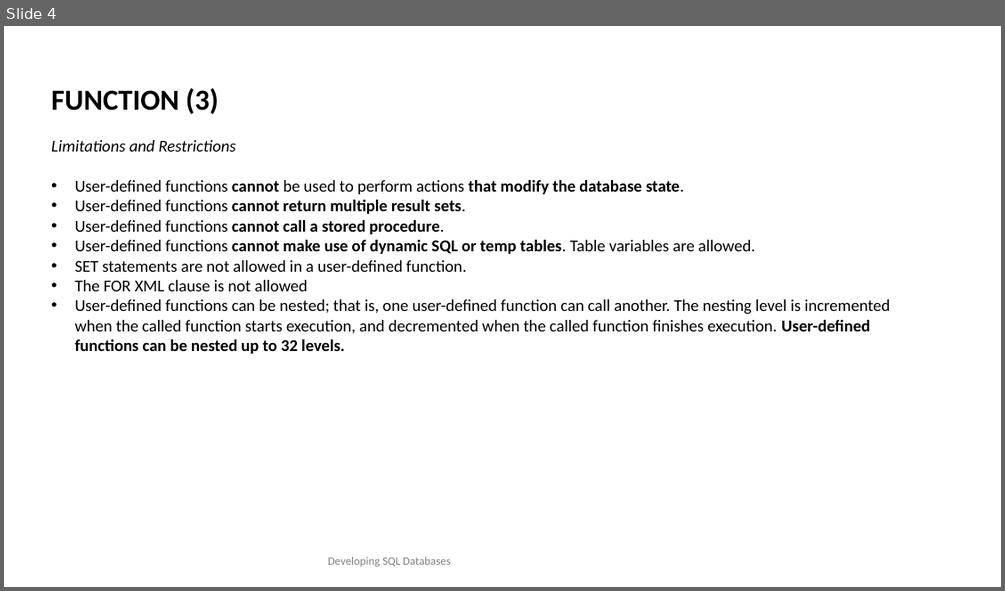
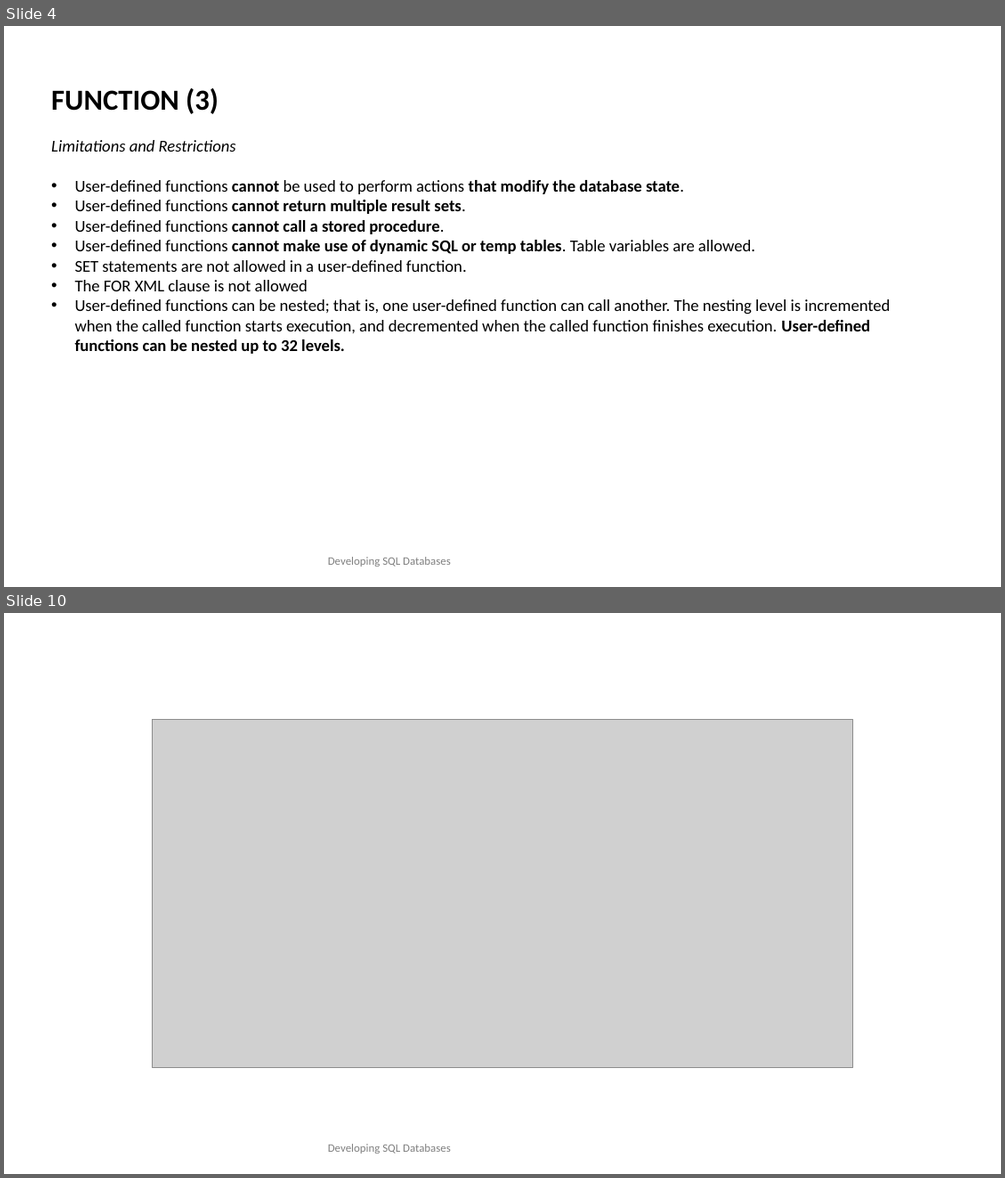
Before and after one commit to TKostyrka/70762DevSQLDB, a slide deck: DEVSQL_16_UDF/DEVSQL_16_UDF.pptx. Shown one above the other, each under a label of ours: slide 4 before the commit, slides 4 and 10 after it; the slides between them are not shown. The pictures are 1005x591 and 1005x1178 pixels, drawn with LibreOffice and Linux fonts; fonts in the diff are those of the drawing; grey boxes stand for pictures. Boxes give left, top, right and bottom in pixels: in the first picture for what was removed or moved away, otherwise in the second. Text is boxed around its words. In the diff, an @@ line names an element or a change of style, - is before the commit and + after.

```diff
--- a/DEVSQL_16_UDF/DEVSQL_16_UDF.pptx
+++ b/DEVSQL_16_UDF/DEVSQL_16_UDF.pptx
@@ slide 10 added at (4,613,1001,1174), background #FFFFFF @@
@@ picture added at (152,720,853,1068) @@
@@ text added at (328,1143,451,1153), 11 pt, text #808080 @@
+Developing SQL Databases
```
Also in this commit, not shown: 3 slides changed, 2 other slides added, 3 other files.
